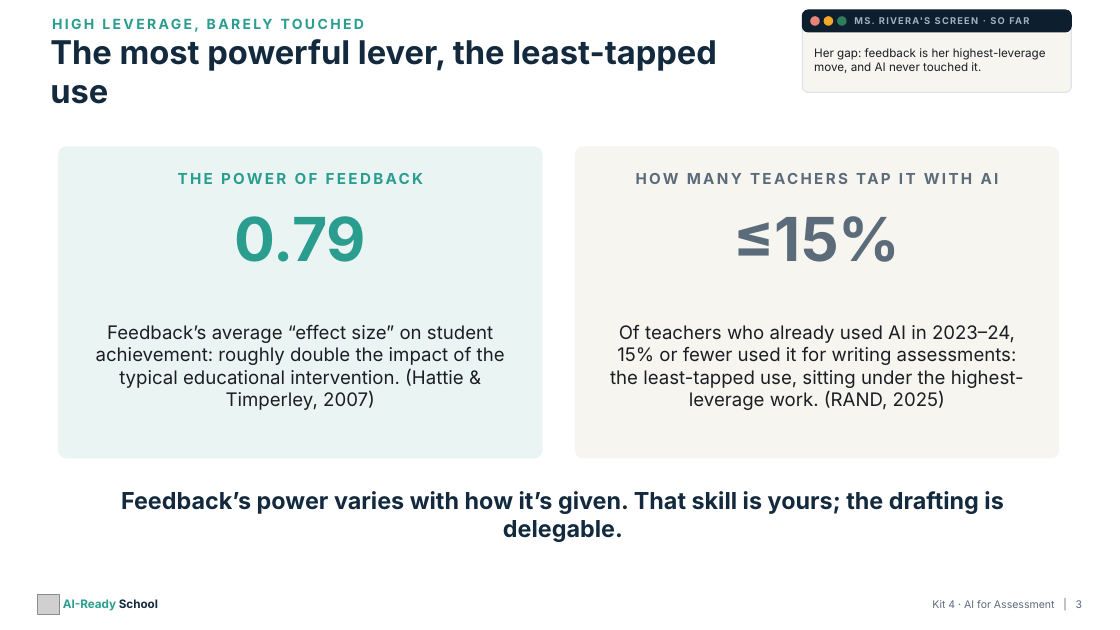
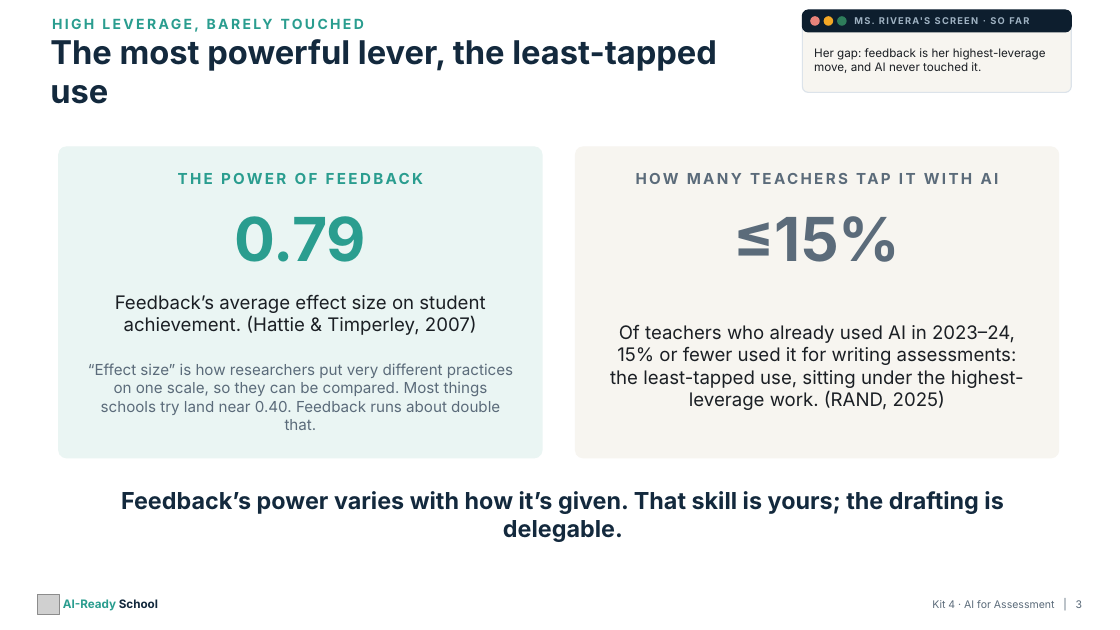
Before and after one commit to aspinozzi1/Ai-School-Ready, a slide deck: slide 3 of kits/kit04/Kit04_PresentationDeck.pptx. Drawn at 1120x630 pixels with LibreOffice and Linux fonts; fonts in the diff are those of the drawing; grey boxes stand for pictures. Boxes give left, top, right and bottom in pixels: in the first picture for what was removed or moved away, otherwise in the second. Text is boxed around its words. In the diff, an @@ line names an element or a change of style, - is before the commit and + after.

```diff
--- a/kits/kit04/Kit04_PresentationDeck.pptx
+++ b/kits/kit04/Kit04_PresentationDeck.pptx
@@ text at <box>115,295,485,335</box>: text changed @@
-Feedback’s average “effect size” on student achievement: roughly double the impact of the typical educational intervention. (Hattie & Timperley, 2007)
+Feedback’s average effect size on student achievement. (Hattie & Timperley, 2007)
@@ text added at <box>88,363,513,430</box>, 13 pt, text #5B6B7A @@
+“Effect size” is how researchers put very different practices on one scale, so they can be compared. Most things schools try land near 0.40. Feedback runs about double that.
```
Also in this commit, not shown: 26 other slides changed, 19 other files.
